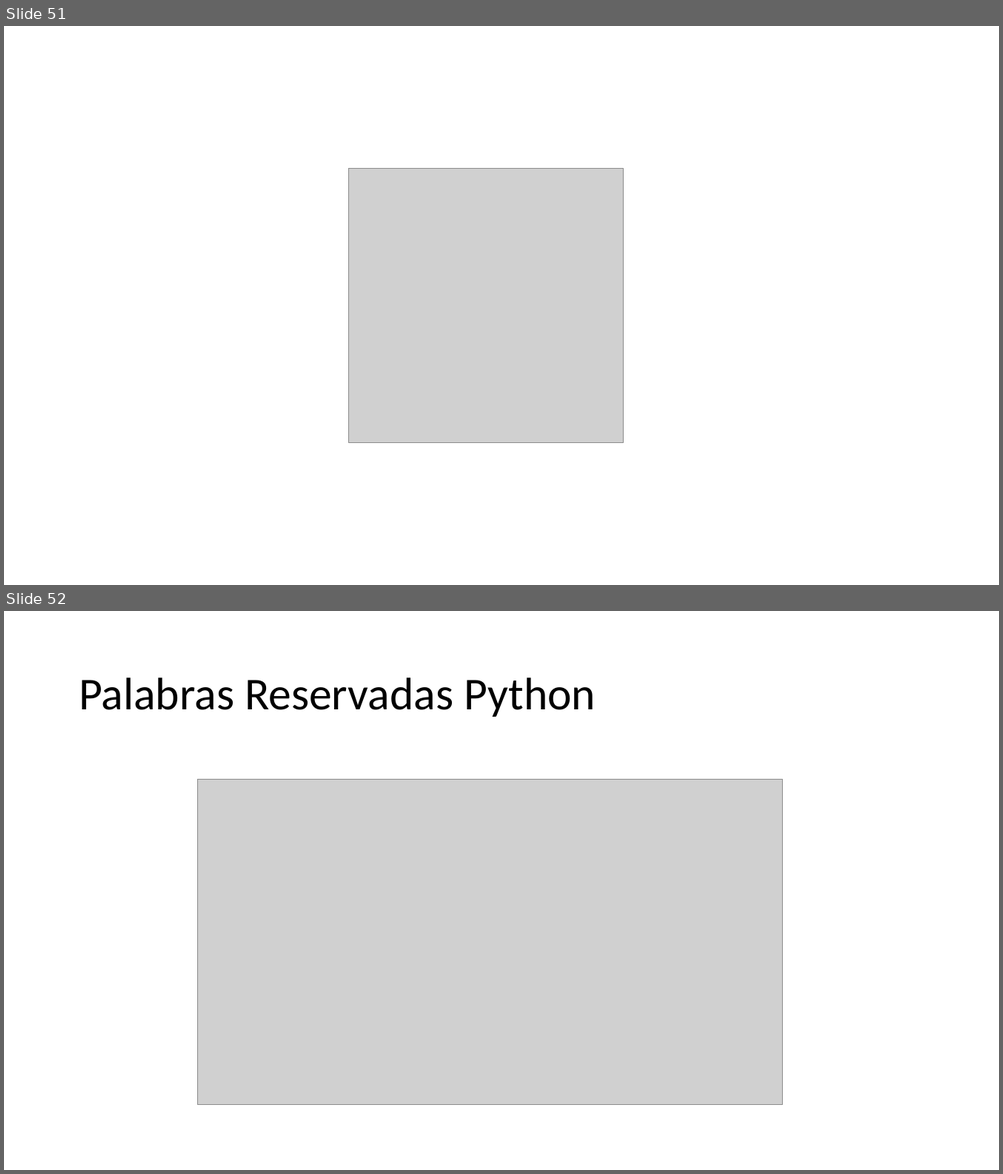
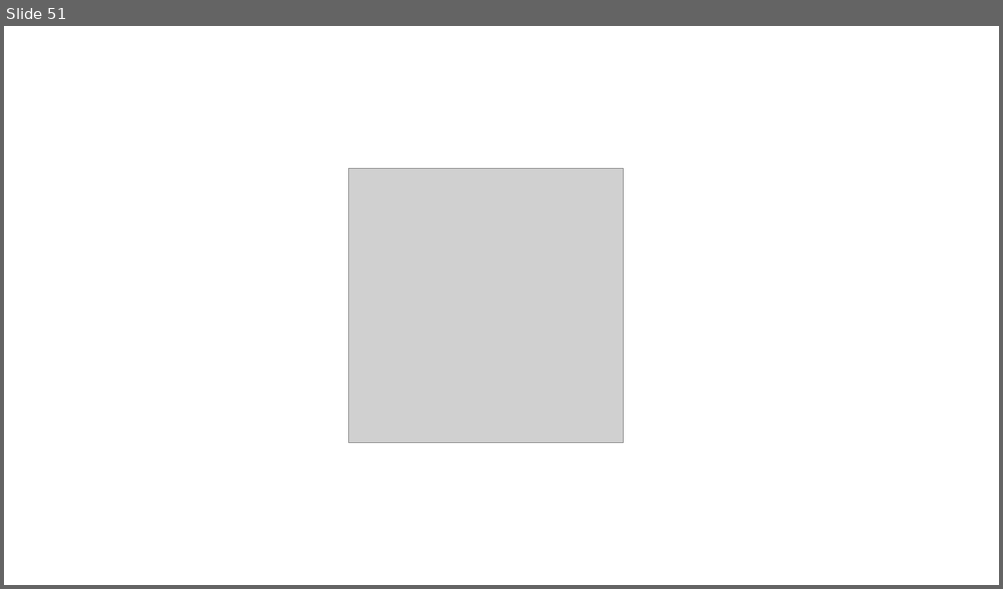
Before and after one commit to CesarLopez-Profe/Fundamentos_Python, a slide deck: Slides/1_Intro_Progr.pptx. Shown one above the other, each under a label of ours: slides 51 and 52 before the commit, slide 51 after it. The pictures are 1003x1174 and 1003x589 pixels, drawn with LibreOffice and Linux fonts; fonts in the diff are those of the drawing; grey boxes stand for pictures; background and template pictures are left out. Boxes give left, top, right and bottom in pixels: in the first picture for what was removed or moved away, otherwise in the second. Text is boxed around its words. In the diff, an @@ line names an element or a change of style, - is before the commit and + after.

```diff
--- a/Slides/1_Intro_Progr.pptx
+++ b/Slides/1_Intro_Progr.pptx
@@ slide 52 removed at (4, 611, 999, 1170), background picture (left out) @@
@@ title removed at (79, 678, 595, 717) @@
-Palabras Reservadas Python
@@ picture removed at (198, 780, 782, 1105) @@
```
Also in this commit, not shown: 2 slides changed, 2 other files.
